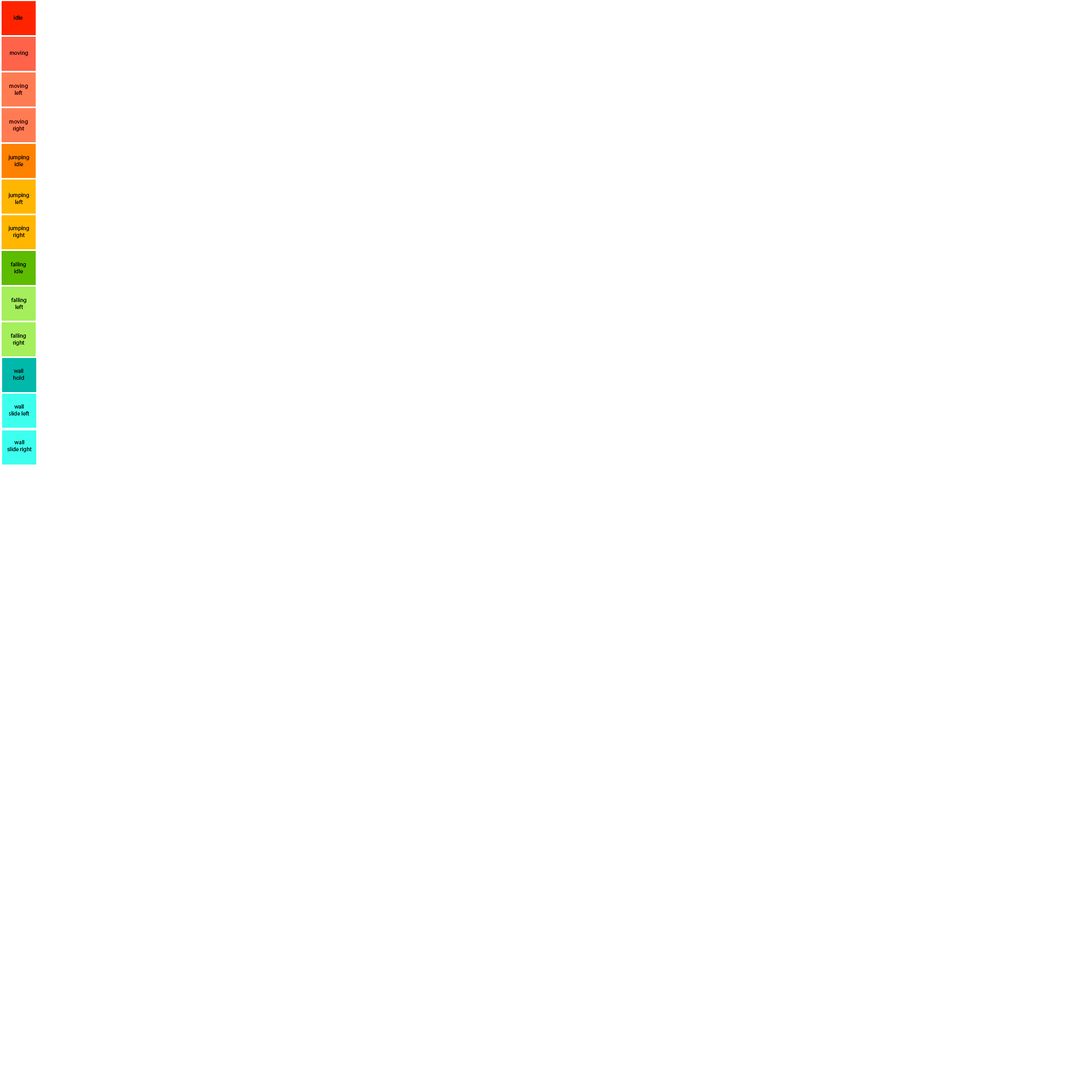
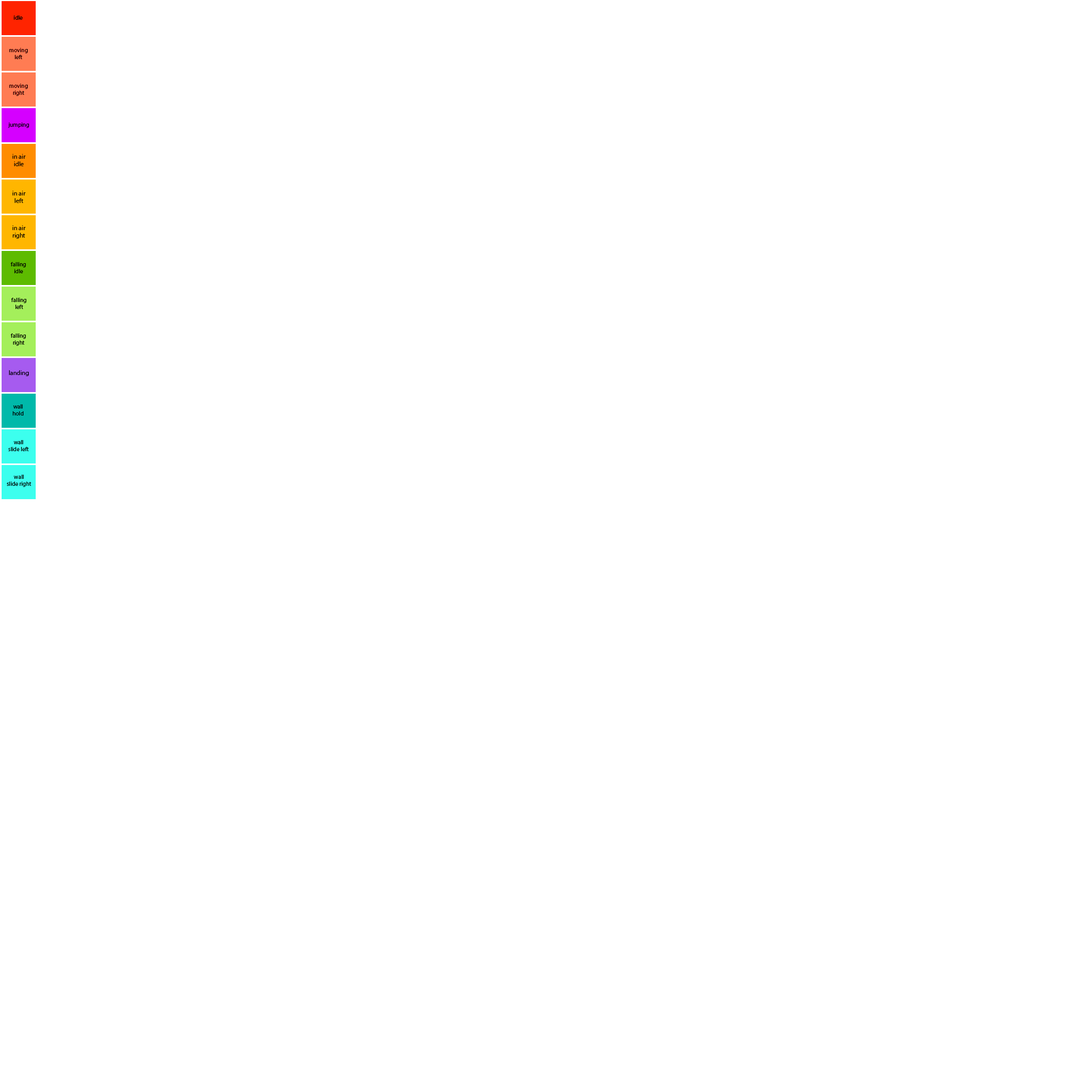
Layers edited between the first and the second (1091, 1091) image:
added layer "in air right" above "in air left" over box(12, 225, 26, 239)
added layer "in air left" above "in air idle" over box(12, 190, 26, 204)
added layer "in air idle" above "Слой 1" over box(12, 154, 26, 167)
renamed "Слой 4" to "Слой 1", painted on it over box(1, 36, 37, 500)
